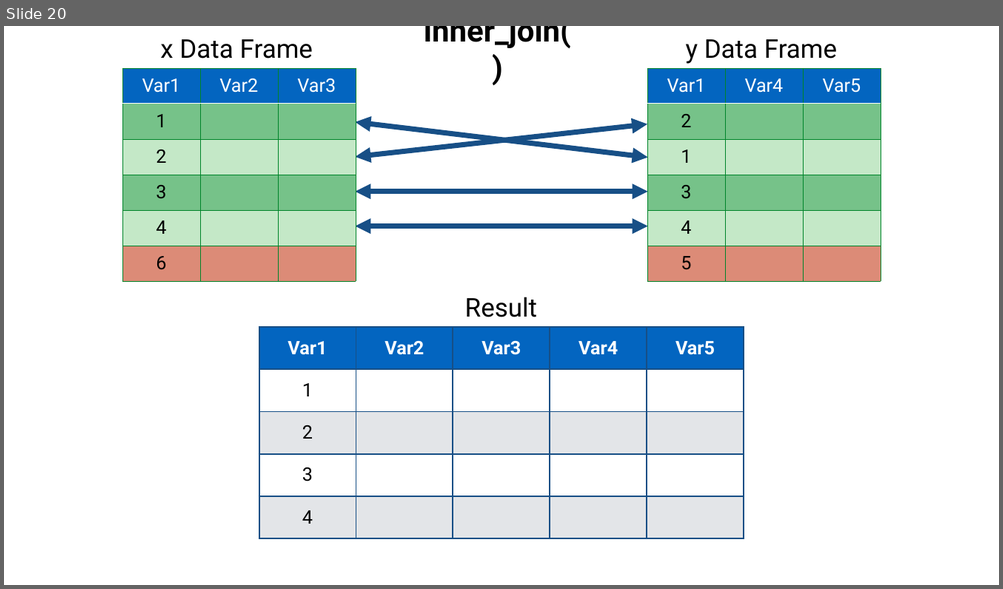
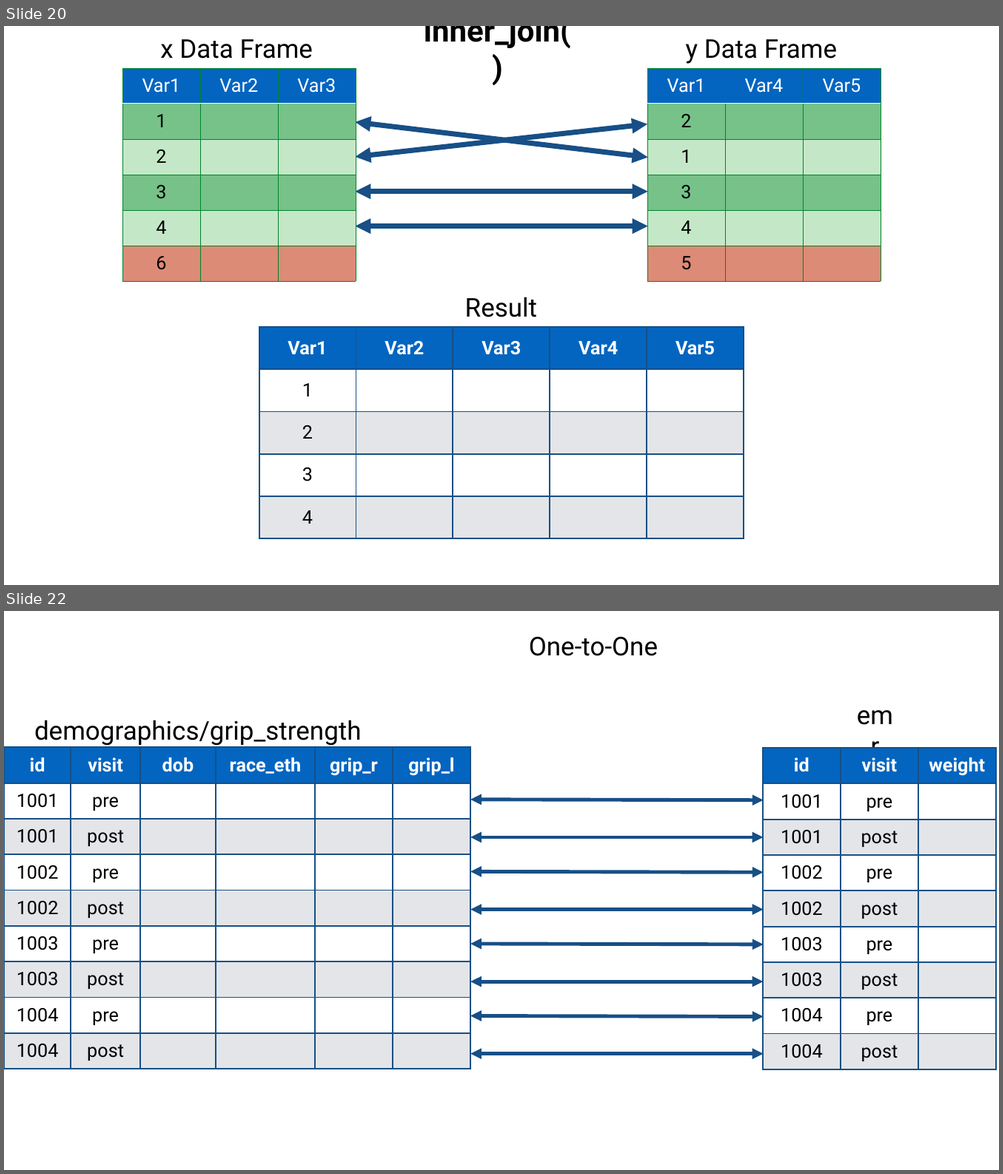
Before and after one commit to brad-cannell/r4epi, a slide deck: img/05_part_data_management/08_multiple_data_frames/Multiple Data Frames.pptx. Shown one above the other, each under a label of ours: slide 20 before the commit, slides 20 and 22 after it; the slides between them are not shown. The pictures are 1003x589 and 1003x1174 pixels, drawn with LibreOffice and Linux fonts; fonts in the diff are those of the drawing. Boxes give left, top, right and bottom in pixels: in the first picture for what was removed or moved away, otherwise in the second. Text is boxed around its words. In the diff, an @@ line names an element or a change of style, - is before the commit and + after.

```diff
--- a/img/05_part_data_management/08_multiple_data_frames/Multiple Data Frames.pptx
+++ b/img/05_part_data_management/08_multiple_data_frames/Multiple Data Frames.pptx
@@ slide 22 added at (4,611,999,1170), background #FFFFFF @@
@@ text added at (529,636,657,656), 50 pt, text #000000 @@
+One-to-One
@@ text added at (34,720,361,746), 50 pt, text #000000 @@
+demographics/grip_strength
@@ text added at (854,712,903,747), 50 pt, text #000000 @@
+emr
@@ table added at (4,747,469,1069), 9 rows, 6 columns @@
+id | visit | dob | race_eth | grip_r | grip_l
+1001 | pre |  |  |  | 
+1001 | post |  |  |  | 
+1002 | pre |  |  |  | 
+1002 | post |  |  |  | 
+1003 | pre |  |  |  | 
+1003 | post |  |  |  | 
+1004 | pre |  |  |  | 
+1004 | post |  |  |  | 
@@ table added at (762,748,995,1069), 9 rows, 3 columns @@
+id | visit | weight
+1001 | pre | 
+1001 | post | 
+1002 | pre | 
+1002 | post | 
+1003 | pre | 
+1003 | post | 
+1004 | pre | 
+1004 | post | 
@@ double arrow added from (470, 800) to (763, 800), #174F86 7 pt @@
@@ double arrow added from (470, 837) to (763, 837), #174F86 7 pt @@
@@ double arrow added from (470, 871) to (763, 872), #174F86 7 pt @@
@@ double arrow added from (470, 910) to (763, 910), #174F86 7 pt @@
@@ double arrow added from (470, 944) to (763, 945), #174F86 7 pt @@
@@ double arrow added from (470, 982) to (763, 982), #174F86 7 pt @@
@@ double arrow added from (470, 1016) to (763, 1017), #174F86 7 pt @@
@@ double arrow added from (470, 1054) to (763, 1054), #174F86 7 pt @@
```
Also in this commit, not shown: 1 other slide added, 43 other files.
